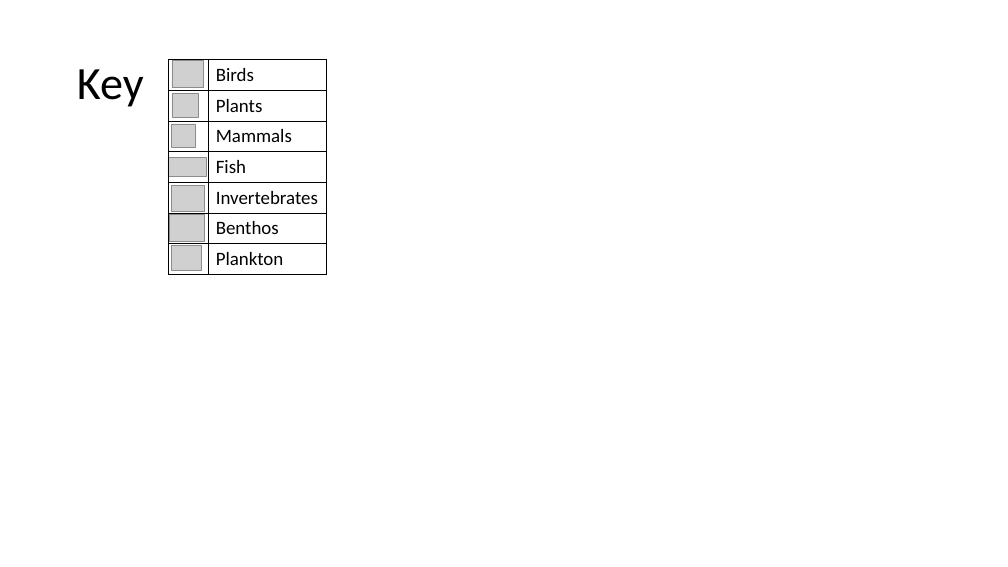
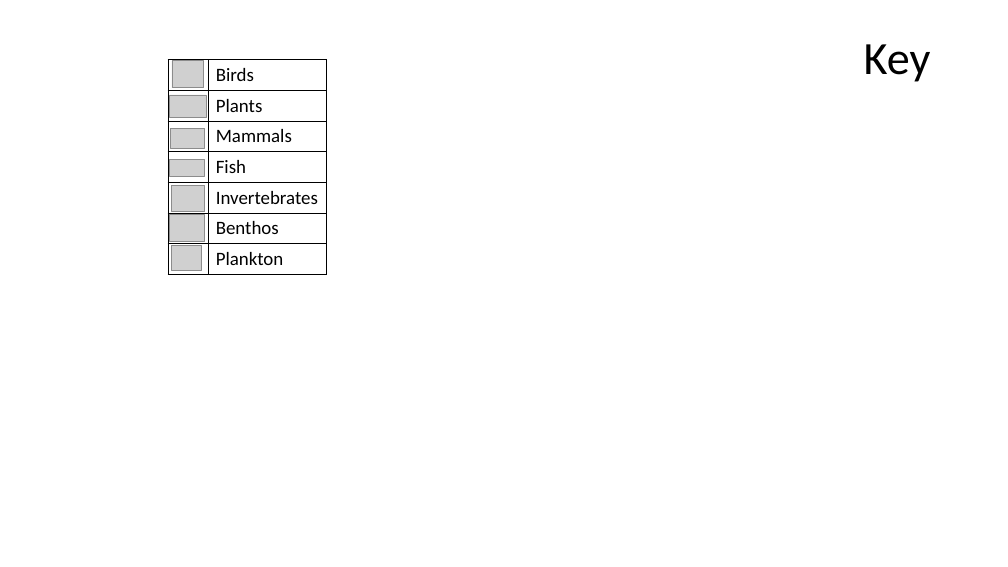
Before and after one commit to hurlbertlab/core-transient, a slide deck: slide 1 of output/plots/Presentation1.pptx. Drawn at 1008x567 pixels with LibreOffice and Linux fonts; fonts in the diff are those of the drawing; grey boxes stand for pictures. Boxes give left, top, right and bottom in pixels: in the first picture for what was removed or moved away, otherwise in the second. Text is boxed around its words. In the diff, an @@ line names an element or a change of style, - is before the commit and + after.

```diff
--- a/output/plots/Presentation1.pptx
+++ b/output/plots/Presentation1.pptx
@@ title "Key": place and size @@
-title "Key" at [77,69,144,107]
+title "Key" at [864,44,931,82]
@@ picture: place and size @@
-picture at [172,94,198,117]
+picture at [169,95,206,117]
@@ picture: place and size @@
-picture at [172,124,195,147]
+picture at [170,129,204,149]
```
Also in this commit, not shown: 2 other slides changed, 1 slide added, 2 other files.
